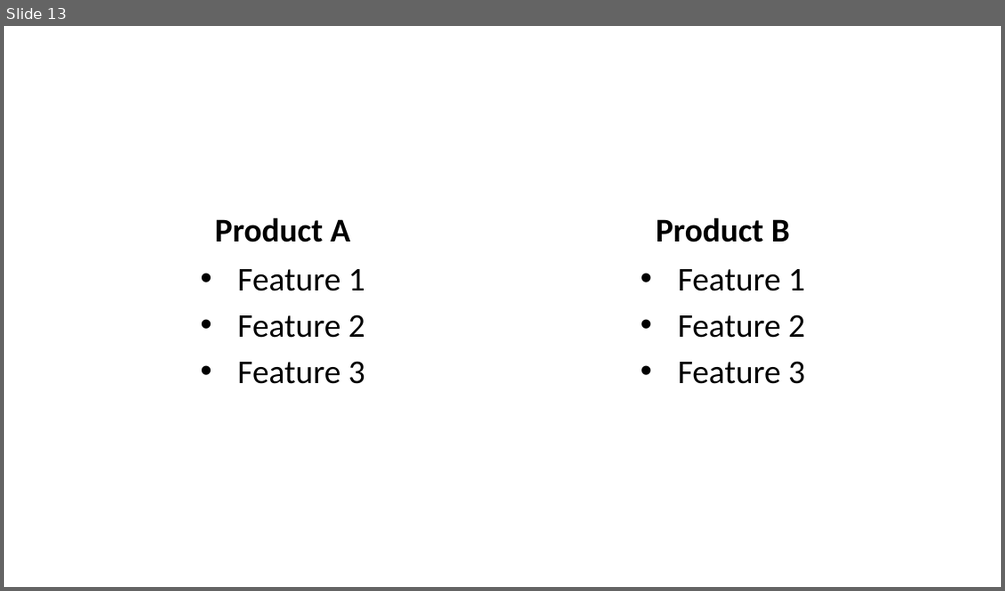
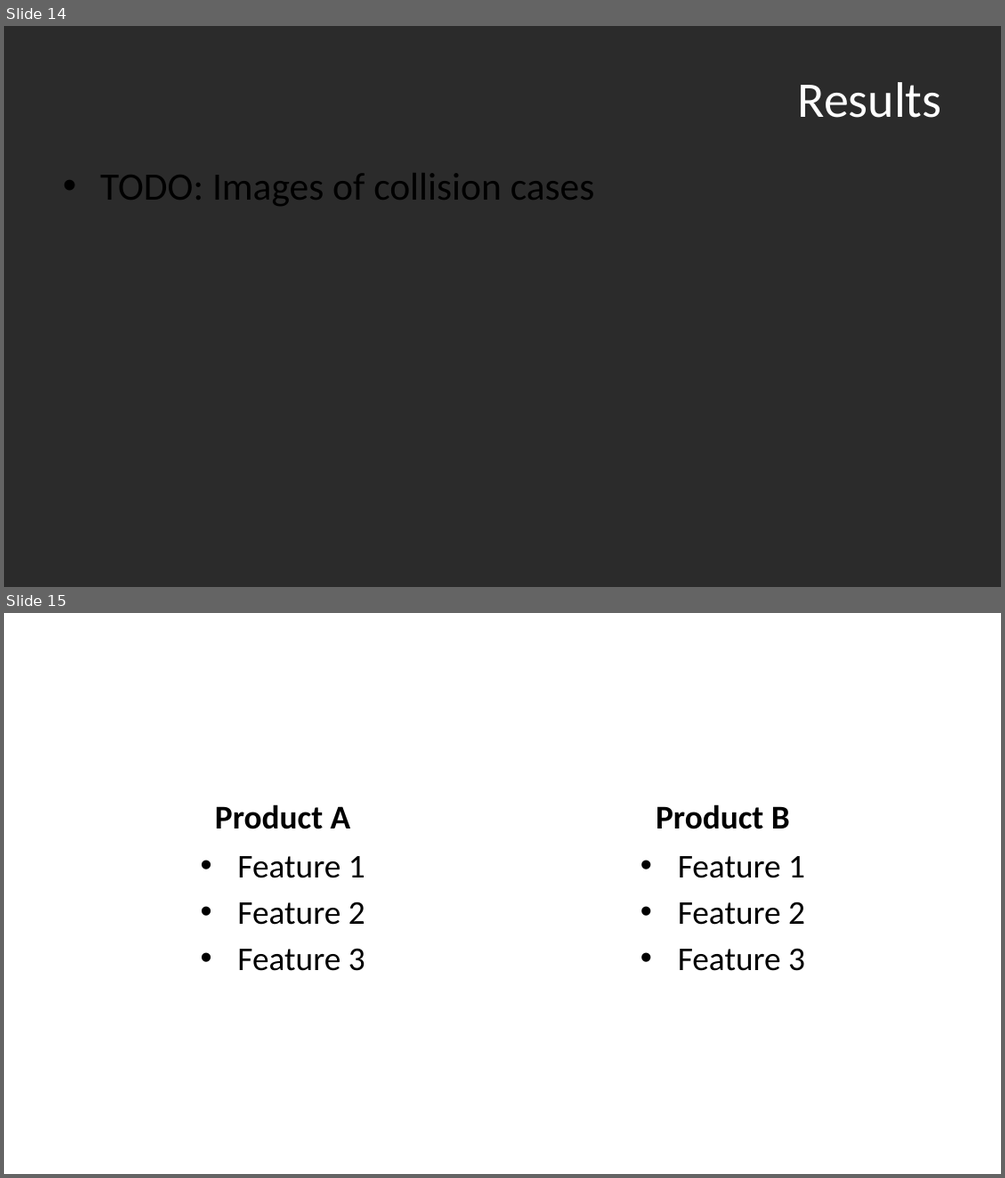
Before and after one commit to Alexander-Hjelm/footpath-planning, a slide deck: presentation/presentation.odp. Shown one above the other, each under a label of ours: slide 13 before the commit, slides 14 and 15 after it. The pictures are 1005x591 and 1005x1178 pixels, drawn with LibreOffice and Linux fonts; fonts in the diff are those of the drawing; background and template pictures are left out; a plain dark background stands for a picture behind light text. Boxes give left, top, right and bottom in pixels: in the first picture for what was removed or moved away, otherwise in the second. Text is boxed around its words. In the diff, an @@ line names an element or a change of style, - is before the commit and + after.

Commit message:
Presentation, add results section and thank you

```diff
--- a/presentation/presentation.odp
+++ b/presentation/presentation.odp
@@ slide 14 added at (4, 26, 1001, 587), background picture (left out) @@
@@ title added at (798, 82, 942, 118), 36 pt, text #FFFFFF @@
+Results
@@ text added at (100, 173, 595, 206), 28 pt, text #000000 @@
+• TODO: Images of collision cases
@@ what was slide 13 is now slide 15 @@
```
Also in this commit, not shown: 2 other slides added, 1 slide removed, 3 other files.
